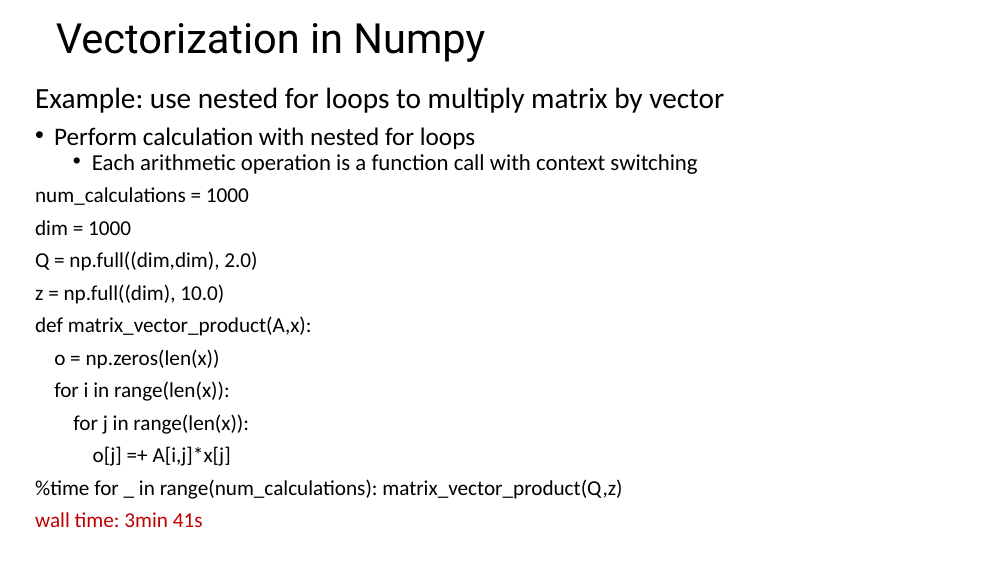
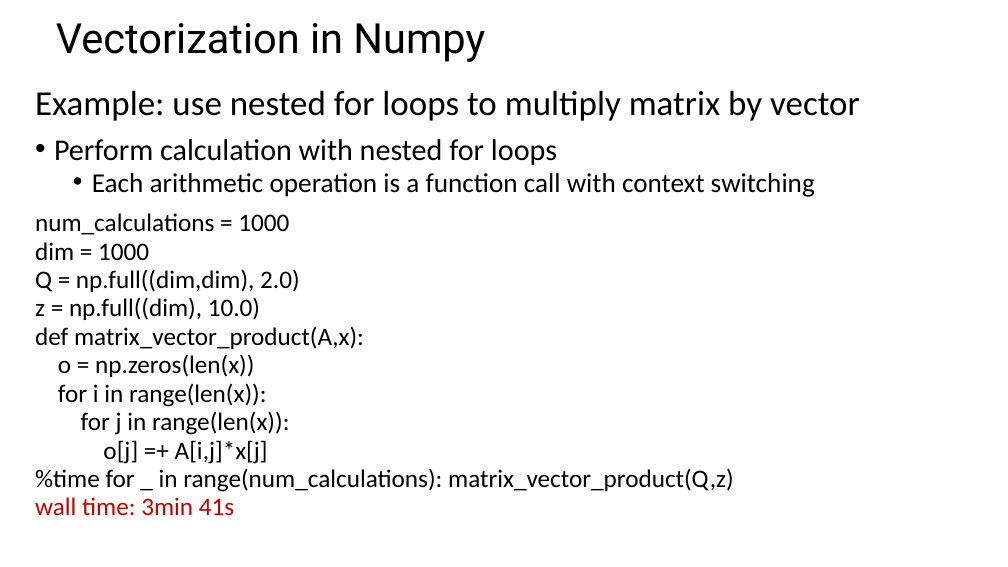
Before and after one commit to StephenElston/CSCI-E-108, a slide deck: slide 33 of SupplementaryMaterials/ReviewOfLinearAlgebra.pptx. Drawn at 1008x567 pixels with LibreOffice and Linux fonts; fonts in the diff are those of the drawing. Boxes give left, top, right and bottom in pixels: in the first picture for what was removed or moved away, otherwise in the second. Text is boxed around its words. In the diff, an @@ line names an element or a change of style, - is before the commit and + after.

Commit message:
Improved formatting and corrected typo in linear algebra review slides

```diff
--- a/SupplementaryMaterials/ReviewOfLinearAlgebra.pptx
+++ b/SupplementaryMaterials/ReviewOfLinearAlgebra.pptx
@@ text "Example: use nested for loops ..." at box(35, 90, 860, 515): size 27.9 to 33.3 pt in "Example: use nested for loops to multiply ..."; size 24 to 28.7 pt in "Perform calculation with nested for loops"; size 21.7 to 25.9 pt in "Each arithmetic operation is a function call ..."; size 20.1 to 24.1 pt in "num_calculations = 1000", "dim = 1000", "Q = np.full((dim,dim), 2.0)", "z = np.full((dim), 10.0)" and 7 more places; line spacing 0.7 to 0.8; less space between paragraphs @@
```
Also in this commit, not shown: 17 other slides changed.
